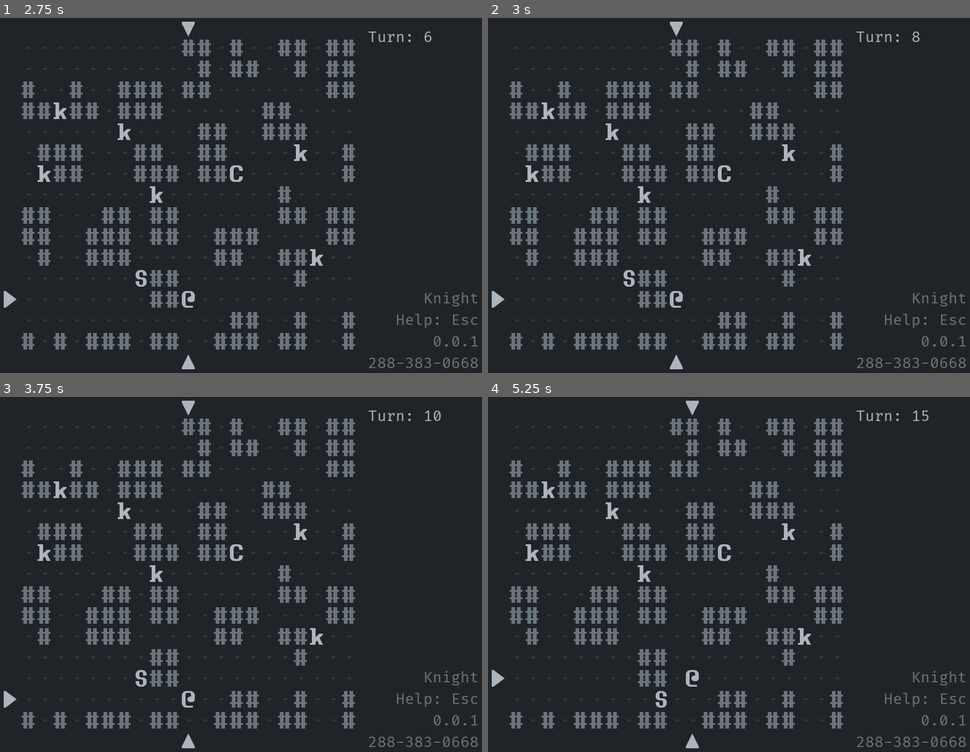
Above: before the commit, frames 1-4 (two rows, left to right).
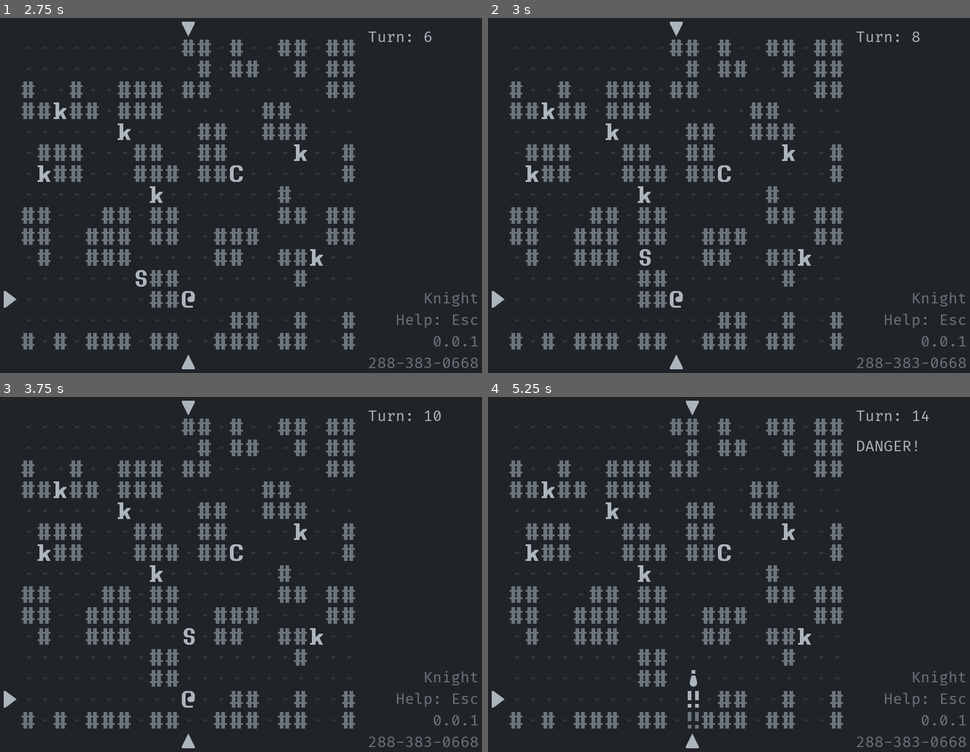
Above: after the commit, the same moments.

Repository: Bozar/OneMoreLevel
Game: Godot game, scene res://scene/main/MainScene.tscn
Same seed, same stepped clock (60 frames per second), same inputs: the game is played once before the commit and once after it.
Inputs:
- Up to frame 1 (2.75 s): tap Enter at 0.5, 2 s; hold Up (move_up) 0.53-2.03 s; tap Space (init_world) at 0.6, 1.25, 1.35, 2.1 s; hold Left (move_left) from 2.03 s (still down)
- Up to frame 2 (3 s): keep holding Left (move_left); tap Space (init_world) at 2.75, 2.85 s
- Up to frame 3 (3.75 s): tap Enter at 3.5 s; release Left (move_left) at 3.53 s; hold Down (move_down) from 3.53 s (still down); tap Space (init_world) at 3.6 s
- Up to frame 4 (5.25 s): tap Space (init_world) at 4.25, 4.35, 5.1 s; release Down (move_down) at 4.28 s; hold Right (move_right) 4.28-5.03 s; hold Up (move_up) from 5.03 s (still down)

Frame 1 is identical in both runs. In frame 2, 0.1% of the frame differs, in the area x 28-34%, y 65-76%; in frame 3, 0.1%; in frame 4, 0.6%, in the area x 0-92%, y 3-94%.

Commit message:
Tweak knight's behavior.

Diff:
--- a/library/npc_ai/KnightAI.gd
+++ b/library/npc_ai/KnightAI.gd
@@ -207,8 +207,6 @@
 			_pc_pos[0], _pc_pos[1], _self_pos[0], _self_pos[1],
 			_new_KnightData.SIGHT):
 		return false
-	if _ref_RandomNumber.get_int(
-			_new_KnightData.MOVE_MIN, _new_KnightData.MOVE_MAX) \
-			< _new_KnightData.MOVE_THRESHOLD:
+	if _ref_RandomNumber.get_percent_chance(_new_KnightData.WAIT_CHANCE):
 		return false
 	return true
--- a/library/npc_data/KnightData.gd
+++ b/library/npc_data/KnightData.gd
@@ -1,7 +1,6 @@
 const MAX_BOSS_HP: int = 2
+const TELEPORT_DISTANCE: int = 10
+
 const RANGE: int = 1
 const SIGHT: int = 6
-
-const MOVE_MIN: int = 0
-const MOVE_MAX: int = 3
-const MOVE_THRESHOLD: int = 1
+const WAIT_CHANCE: int = 20
--- a/library/pc_action/KnightPCAction.gd
+++ b/library/pc_action/KnightPCAction.gd
@@ -33,12 +33,19 @@
 
 func _hit_boss(boss: Sprite) -> void:
 	var teleport: Array = [-1, -1]
+	var is_occupied: bool = true
+	var is_too_close: bool = true
 
 	if _ref_ObjectData.get_hit_point(boss) < _new_KnightData.MAX_BOSS_HP:
 		_ref_ObjectData.add_hit_point(boss, 1)
 
-		while _is_occupied(teleport[0], teleport[1]):
+		while is_occupied or is_too_close:
 			teleport = _get_new_position()
+			is_occupied = _is_occupied(teleport[0], teleport[1])
+			is_too_close = _new_CoordCalculator.is_inside_range(
+					teleport[0], teleport[1],
+					_source_position[0], _source_position[1],
+					_new_KnightData.TELEPORT_DISTANCE)
 
 		_ref_DungeonBoard.move_sprite(_new_MainGroupTag.ACTOR,
 				_target_position, teleport)
